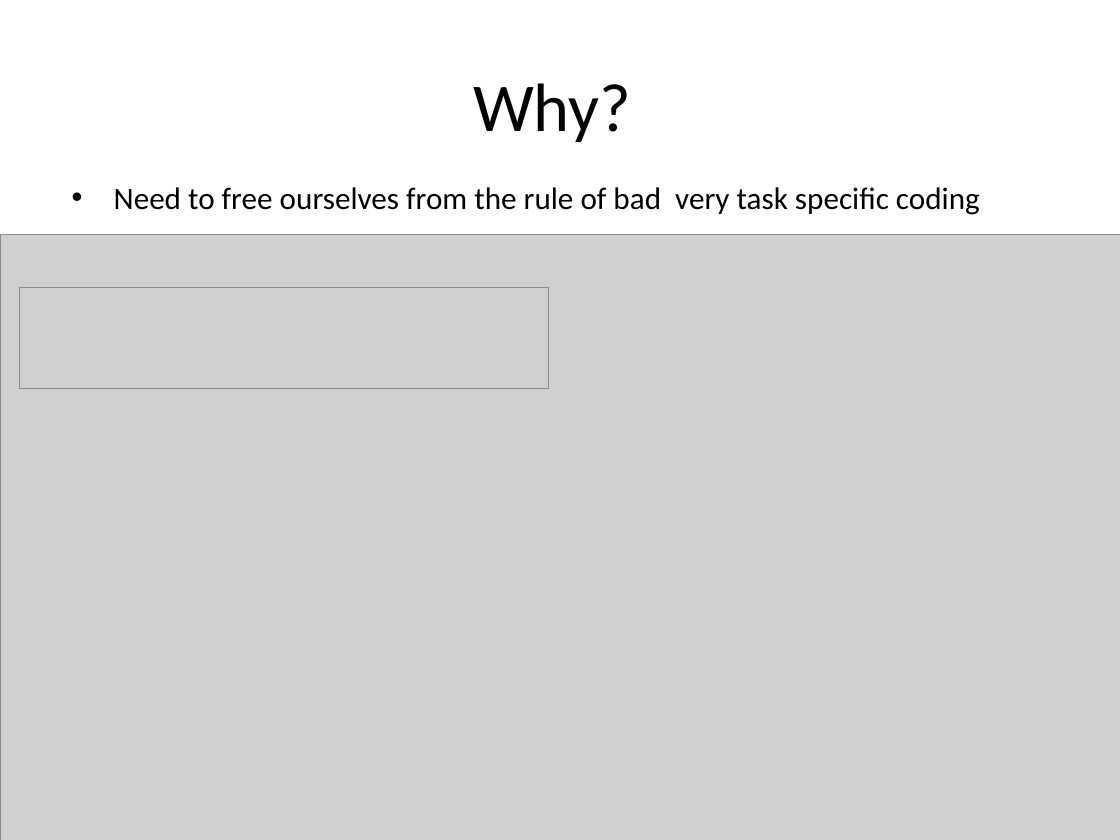
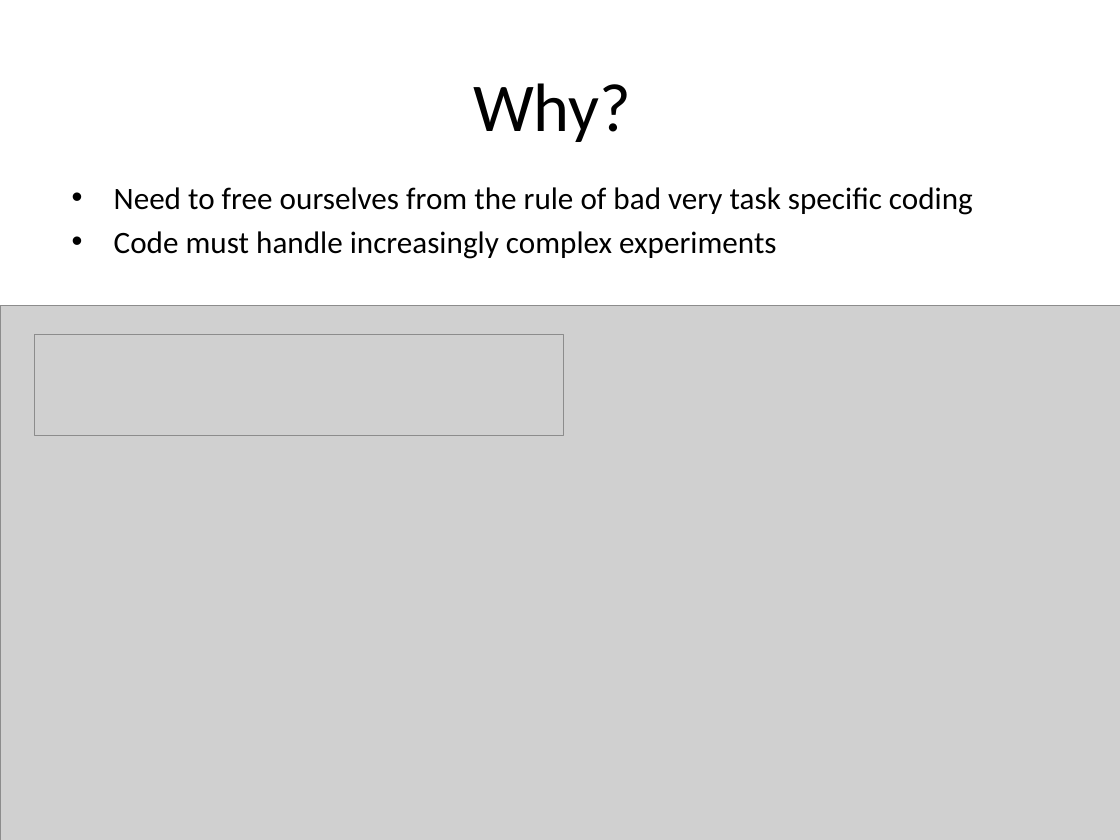
Before and after one commit to nulinspiratie/SilQ, a slide deck: slide 2 of personal/Steffi/How to presentation.pptx. Drawn at 1120x840 pixels with LibreOffice and Linux fonts; fonts in the diff are those of the drawing; grey boxes stand for pictures. Boxes give left, top, right and bottom in pixels: in the first picture for what was removed or moved away, otherwise in the second. Text is boxed around its words. In the diff, an @@ line names an element or a change of style, - is before the commit and + after.

```diff
--- a/personal/Steffi/How to presentation.pptx
+++ b/personal/Steffi/How to presentation.pptx
@@ text at (114, 231, 776, 259): paragraph added @@
+• Code must handle increasingly complex experiments
@@ picture: place and size @@
-picture at (0, 235, 1120, 840)
+picture at (0, 306, 1120, 840)
@@ picture: place and size @@
-picture at (20, 288, 549, 389)
+picture at (35, 335, 563, 436)
```
Also in this commit, not shown: 8 other slides changed, 14 slides added, 3 slides removed.
